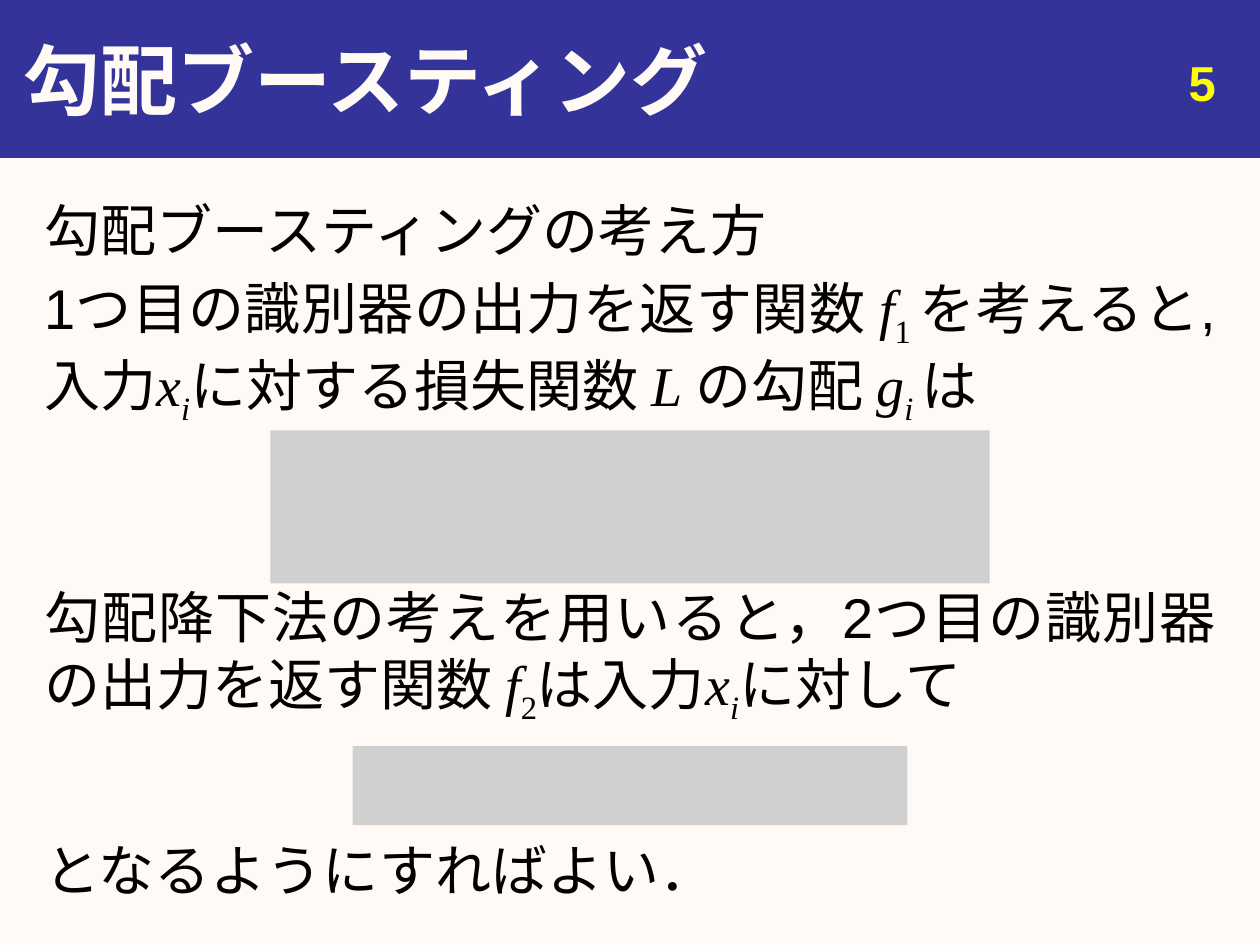
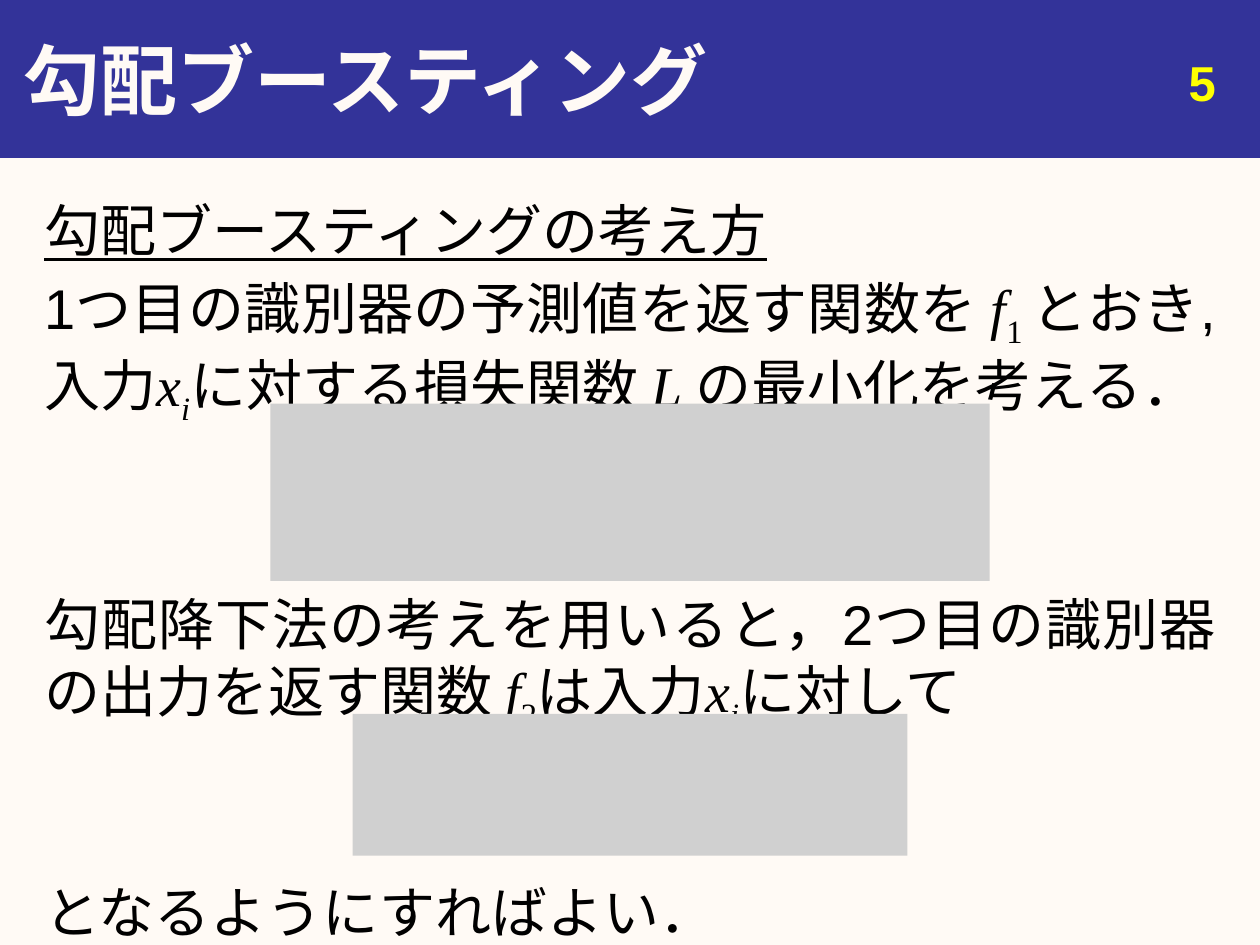
Before and after one commit to youle921/Slide-maintain, a slide deck: slide 5 of slide_0904/20190904_urita_eng.pptx. Drawn at 1260x945 pixels with LibreOffice and Linux fonts; fonts in the diff are those of the drawing; grey boxes stand for pictures. Boxes give left, top, right and bottom in pixels: in the first picture for what was removed or moved away, otherwise in the second. Text is boxed around its words. In the diff, an @@ line names an element or a change of style, - is before the commit and + after.

Commit message:
fix eq

```diff
--- a/slide_0904/20190904_urita_eng.pptx
+++ b/slide_0904/20190904_urita_eng.pptx
@@ text at bbox=[44, 203, 766, 261]: underline on in "勾配ブースティングの考え方" @@
@@ text at bbox=[44, 284, 1216, 420]: text changed @@
-1つ目の識別器の出力を返す関数 f1 を考えると,入力xiに対する損失関数 L の勾配 gi は
+1つ目の識別器の予測値を返す関数を f1 とおき,入力xiに対する損失関数 L の最小化を考える．
@@ picture: place and size @@
-picture at bbox=[271, 431, 990, 585]
+picture at bbox=[271, 403, 990, 581]
@@ picture: place and size @@
-picture at bbox=[353, 746, 907, 825]
+picture at bbox=[353, 714, 907, 857]
```
Also in this commit, not shown: 5 other slides changed, 2 slides added.
